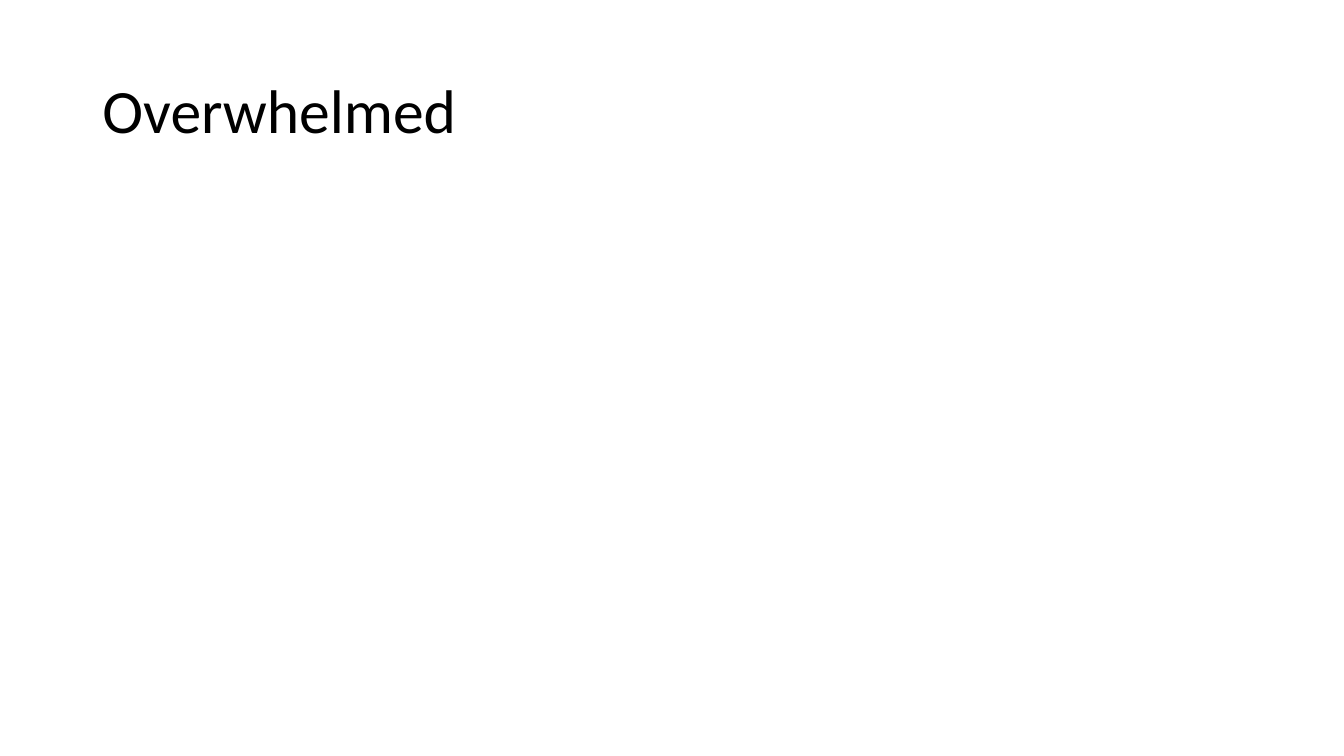
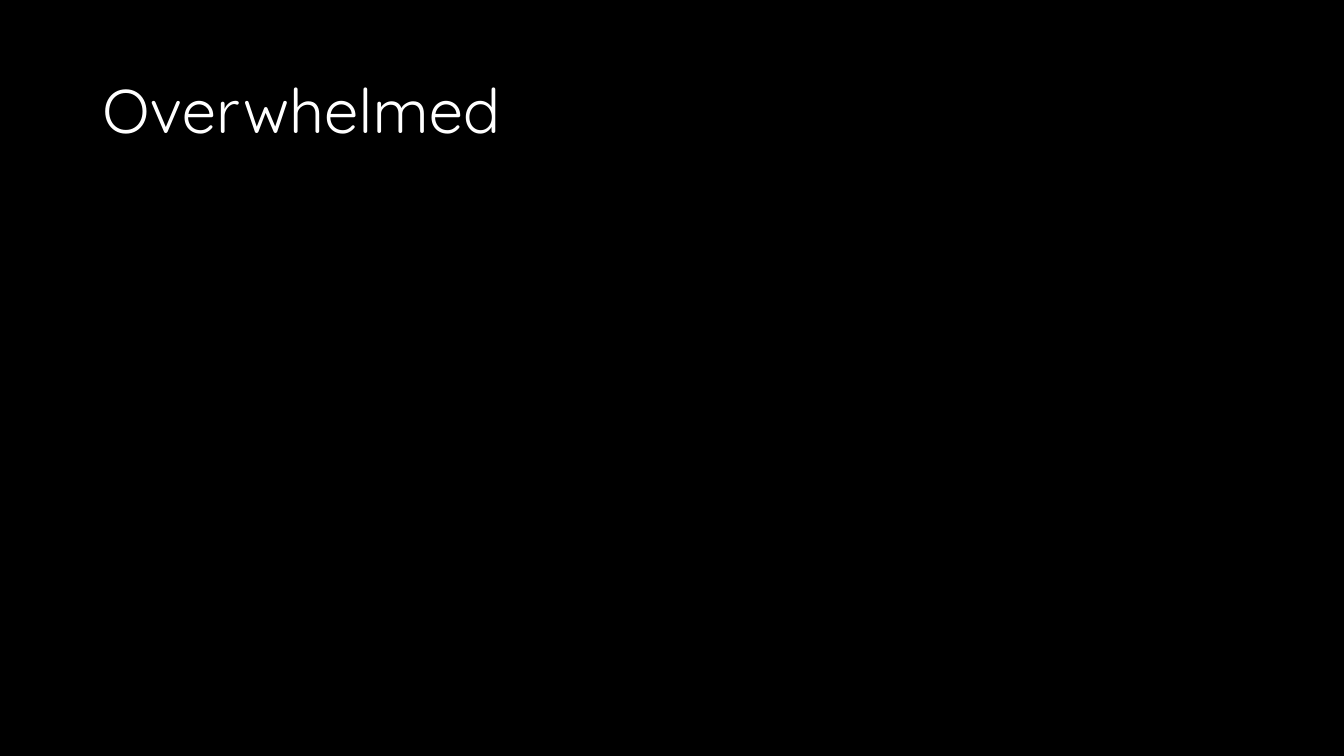
Before and after one commit to theochiu/pptgen, a slide deck: slide 2 of agape retreat/jonathan.pptx. Drawn at 1344x756 pixels with LibreOffice and Linux fonts; fonts in the diff are those of the drawing. Boxes give left, top, right and bottom in pixels: in the first picture for what was removed or moved away, otherwise in the second. Text is boxed around its words. In the diff, an @@ line names an element or a change of style, - is before the commit and + after.

```diff
--- a/agape retreat/jonathan.pptx
+++ b/agape retreat/jonathan.pptx
@@ background #FFFFFF to #000000 @@
@@ title "Overwhelmed" at [102, 87, 500, 134]: font Calibri to Quicksand, text colour #000000 to #FFFFFF @@
```
Also in this commit, not shown: 28 other slides changed, 3 other files.
